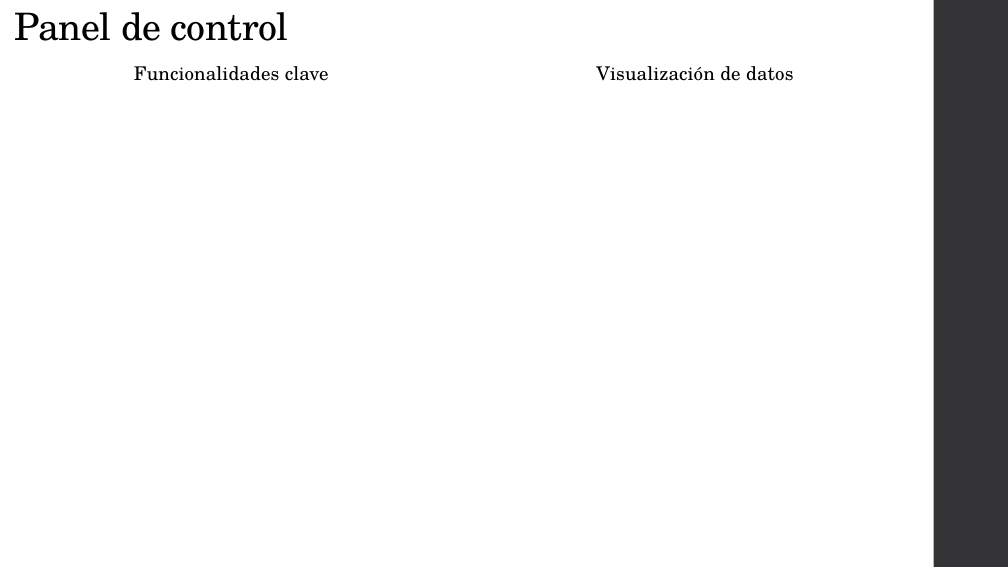
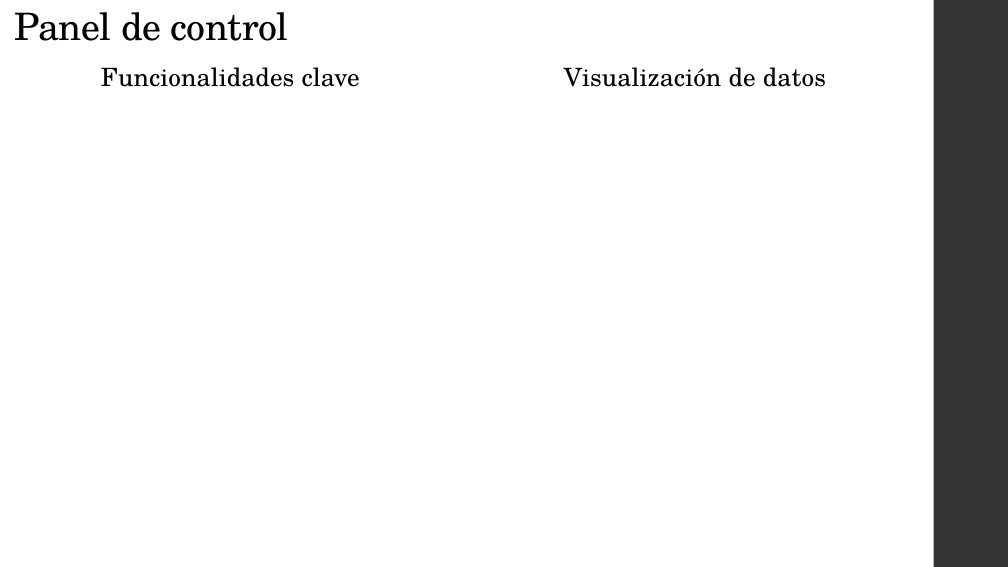
Before and after one commit to dagoes/CreativeMinds-AI, a slide deck: slide 6 of Documentation/Presentacion.pptx. Drawn at 1008x567 pixels with LibreOffice and Linux fonts; fonts in the diff are those of the drawing. Boxes give left, top, right and bottom in pixels: in the first picture for what was removed or moved away, otherwise in the second. Text is boxed around its words. In the diff, an @@ line names an element or a change of style, - is before the commit and + after.

```diff
--- a/Documentation/Presentacion.pptx
+++ b/Documentation/Presentacion.pptx
@@ text "Funcionalidades clave" at box(101, 67, 360, 87): size 18 to 24 pt @@
@@ text "Visualización de datos" at box(564, 67, 826, 87): size 18 to 24 pt @@
```
Also in this commit, not shown: 4 other slides changed, 1 other file.
